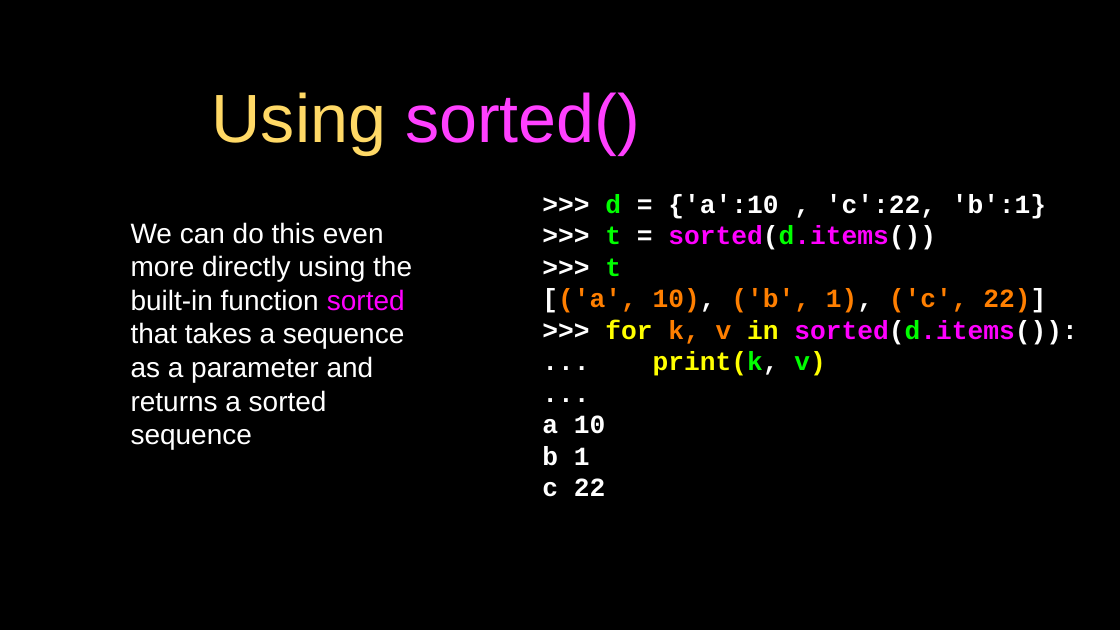
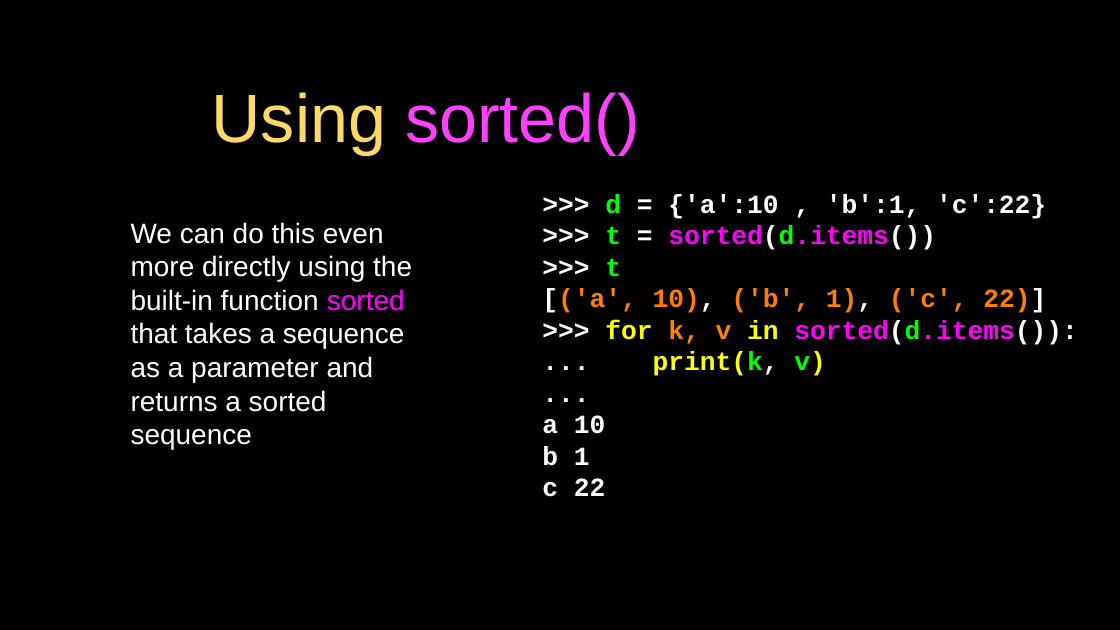
Before and after one commit to csev/py4e, a slide deck: slide 11 of lectures3/Pythonlearn-10-Tuples.pptx. Drawn at 1120x630 pixels with LibreOffice and Linux fonts; fonts in the diff are those of the drawing. Boxes give left, top, right and bottom in pixels: in the first picture for what was removed or moved away, otherwise in the second. Text is boxed around its words. In the diff, an @@ line names an element or a change of style, - is before the commit and + after.

```diff
--- a/lectures3/Pythonlearn-10-Tuples.pptx
+++ b/lectures3/Pythonlearn-10-Tuples.pptx
@@ text at <box>605,194,1046,219</box>: text changed @@
->>> d = {'a':10 , 'c':22, 'b':1}
+>>> d = {'a':10 , 'b':1, 'c':22}
```
Also in this commit, not shown: 1 other slide changed, 14 other files.
